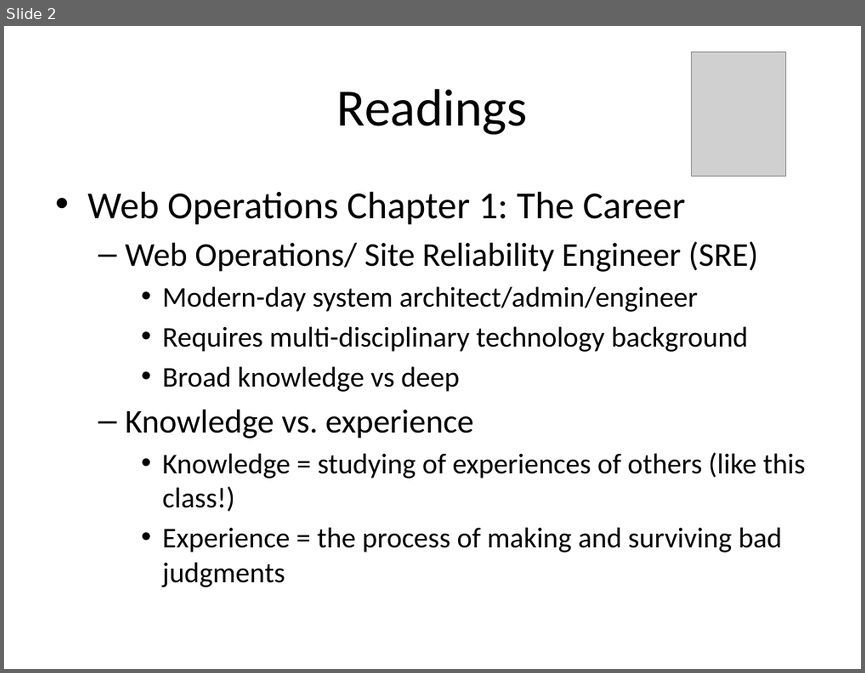
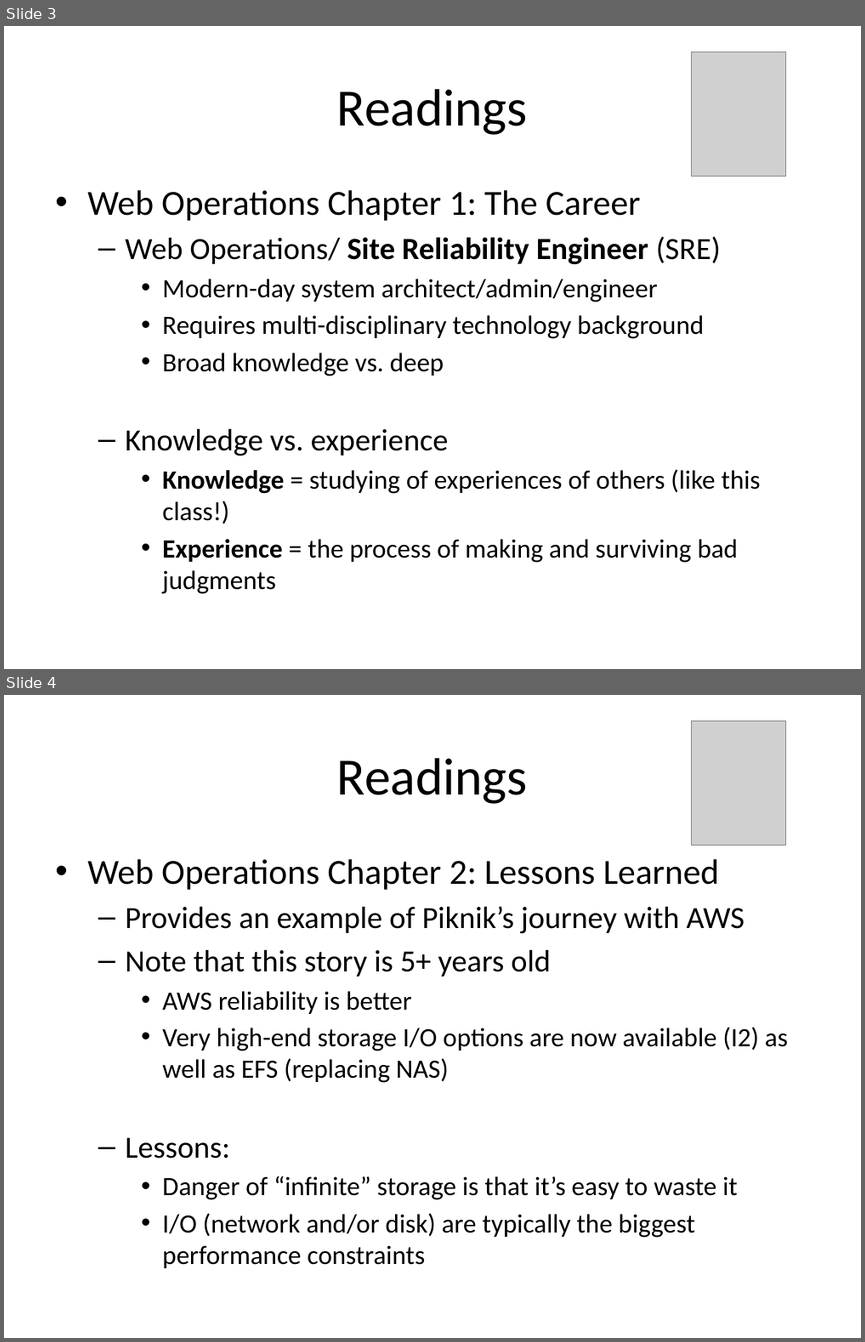
Before and after one commit to jasondbaker/infrastructure-class, a slide deck: infrastructure-week-6.pptx. Shown one above the other, each under a label of ours: slide 2 before the commit, slides 3 and 4 after it. The pictures are 865x673 and 865x1342 pixels, drawn with LibreOffice and Linux fonts; fonts in the diff are those of the drawing; grey boxes stand for pictures. Boxes give left, top, right and bottom in pixels: in the first picture for what was removed or moved away, otherwise in the second. Text is boxed around its words. In the diff, an @@ line names an element or a change of style, - is before the commit and + after.

```diff
--- a/infrastructure-week-6.pptx
+++ b/infrastructure-week-6.pptx
@@ slide 4 added at <box>4,695,861,1338</box>, background #FFFFFF @@
@@ picture added at <box>691,721,786,845</box> @@
@@ title added at <box>337,758,528,804</box>, 44 pt, text #000000 @@
+Readings
@@ text added at <box>87,859,788,1268</box>, 22.2 pt, text #000000 @@
+• Web Operations Chapter 2: Lessons Learned
+  – Provides an example of Piknik’s journey with AWS
+  – Note that this story is 5+ years old
+    • AWS reliability is better
+    • Very high-end storage I/O options are now available (I2) as well as EFS (replacing NAS)
+  – Lessons:
+    • Danger of “infinite” storage is that it’s easy to waste it
+    • I/O (network and/or disk) are typically the biggest performance constraints
@@ what was slide 2 is now slide 3 @@
@@ slide 3 changed as well @@
@@ text at <box>87,190,760,594</box>: size 32 to 29.6 pt in "Web Operations Chapter 1: The Career"; size 28 to 25.9 pt in "Web Operations/ Site Reliability Engineer (SRE)", "Knowledge vs. experience"; bold on in "Site Reliability Engineer", "Knowledge", "Experience"; size 24 to 22.2 pt in "Modern-day system architect/admin/engineer", "Requires multi-disciplinary technology background", "Knowledge = studying of experiences of others ...", "Experience = the process of making and ..." @@
@@ text at <box>162,352,444,376</box>: text changed; size 24 to 22.2 pt @@
-    • Broad knowledge vs deep
+    • Broad knowledge vs. deep
```
Also in this commit, not shown: 40 other slides added, 1 slide removed, 32 other files.
